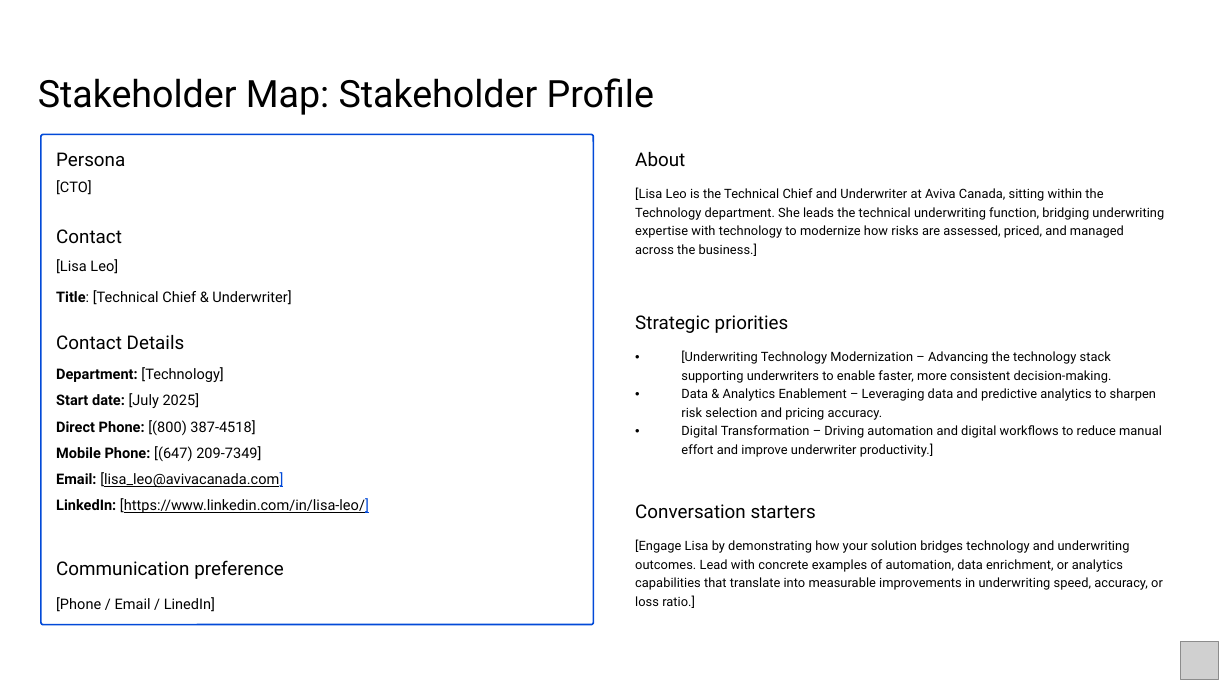
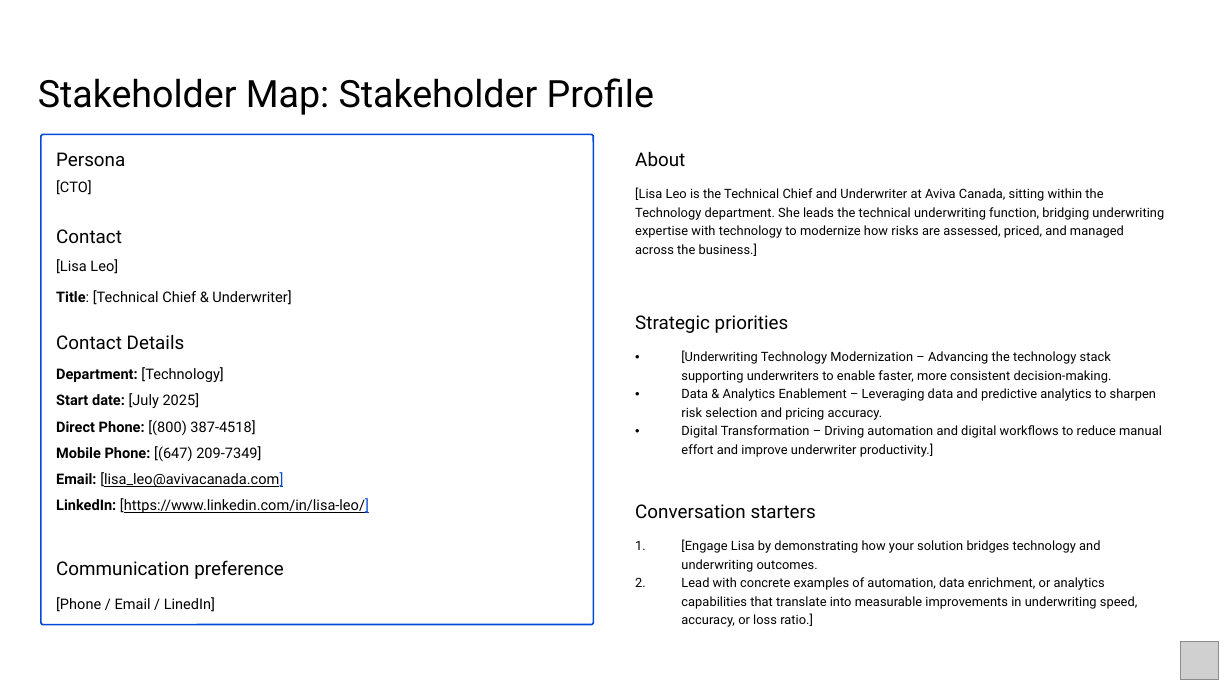
Before and after one commit to InterceptArcher/RADTest, a slide deck: slide 8 of template /master-template.v31-edited.pptx. Drawn at 1232x693 pixels with LibreOffice and Linux fonts; fonts in the diff are those of the drawing; grey boxes stand for pictures; background and template pictures are left out. Boxes give left, top, right and bottom in pixels: in the first picture for what was removed or moved away, otherwise in the second. Text is boxed around its words. In the diff, an @@ line names an element or a change of style, - is before the commit and + after.

```diff
--- a/template /master-template.v31-edited.pptx
+++ b/template /master-template.v31-edited.pptx
@@ text at <box>681,539,1137,627</box>: text changed @@
-[Engage Lisa by demonstrating how your solution bridges technology and underwriting outcomes. Lead with concrete examples of automation, data enrichment, or analytics capabilities that translate into measurable improvements in underwriting speed, accuracy, or loss ratio.]
+1. [Engage Lisa by demonstrating how your solution bridges technology and underwriting outcomes.
+2. Lead with concrete examples of automation, data enrichment, or analytics capabilities that translate into measurable improvements in underwriting speed, accuracy, or loss ratio.]
```
Also in this commit, not shown: 3 other slides changed, 7 other files.
